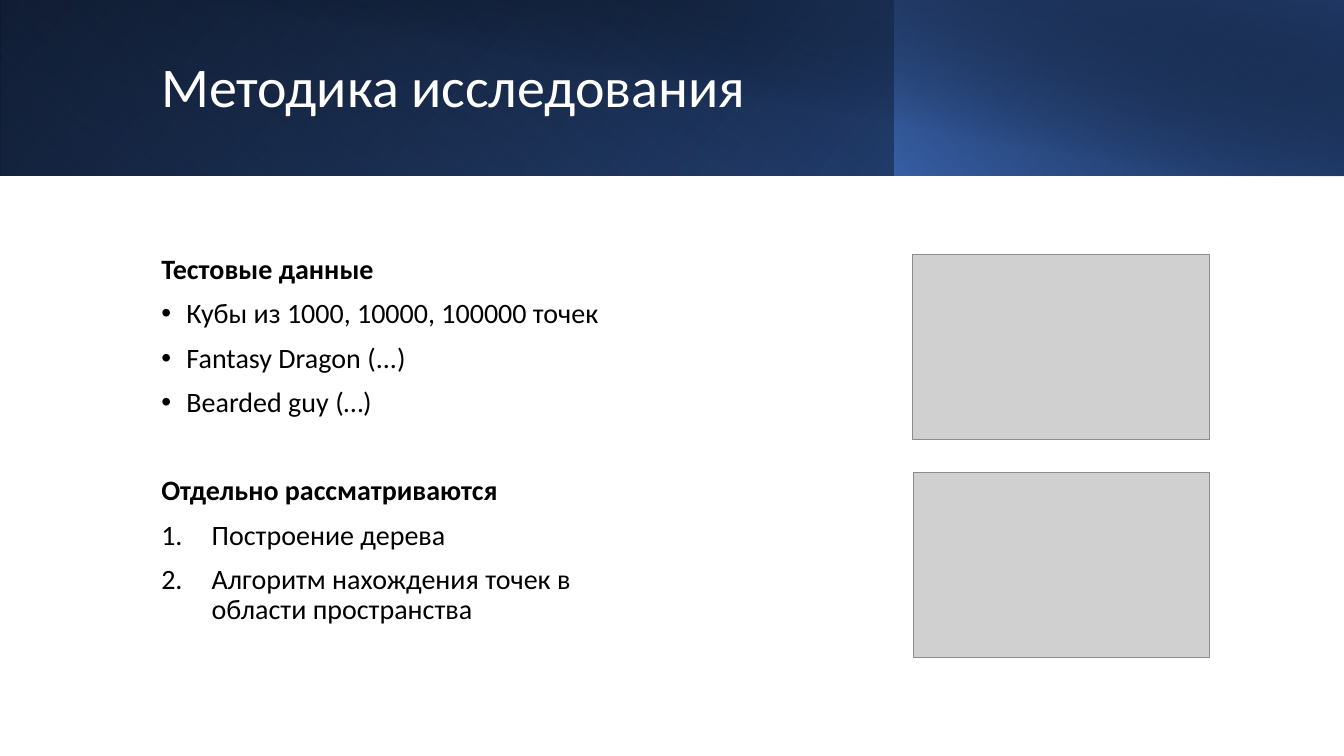
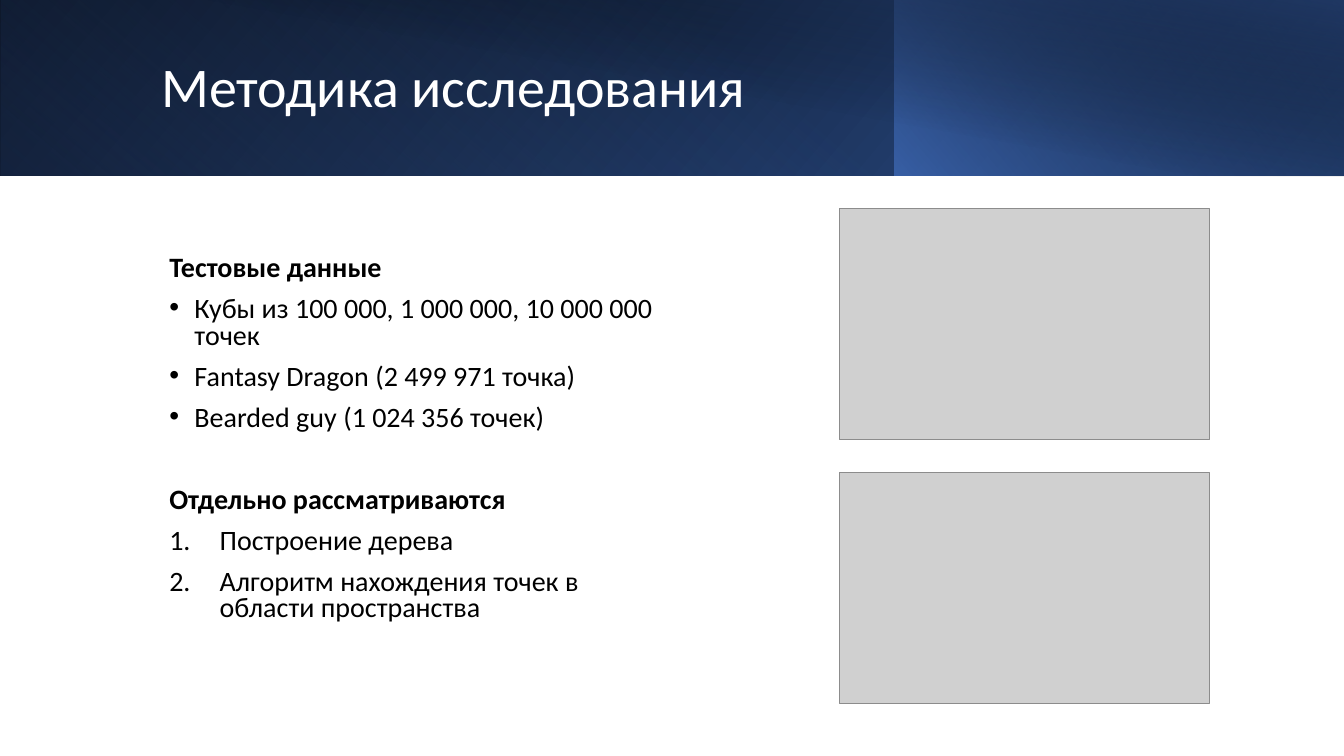
Before and after one commit to Arbuz-Nick/SpecSem, a slide deck: slide 6 of Диплом/Диплом.pptx. Drawn at 1344x756 pixels with LibreOffice and Linux fonts; fonts in the diff are those of the drawing; grey boxes stand for pictures. Boxes give left, top, right and bottom in pixels: in the first picture for what was removed or moved away, otherwise in the second. Text is boxed around its words. In the diff, an @@ line names an element or a change of style, - is before the commit and + after.

```diff
--- a/Диплом/Диплом.pptx
+++ b/Диплом/Диплом.pptx
@@ picture: place and size @@
-picture at [913, 254, 1210, 440]
+picture at [840, 209, 1210, 440]
@@ text "Тестовые данные": place and size @@
-text "Тестовые данные" at [161, 260, 598, 624]
+text "Тестовые данные" at [169, 258, 652, 622]
@@ text at [169, 258, 578, 622]: line spacing 0.9 to 0.8 @@
@@ text at [194, 299, 652, 432]: text changed @@
-• Кубы из 1000, 10000, 100000 точек
-• Fantasy Dragon (...)
-• Bearded guy (…)
+• Кубы из 100 000, 1 000 000, 10 000 000 точек
+• Fantasy Dragon (2 499 971 точка)
+• Bearded guy (1 024 356 точек)
@@ picture: place and size @@
-picture at [914, 473, 1210, 657]
+picture at [840, 473, 1210, 704]
```
Also in this commit, not shown: 7 other slides changed, 2 slides added, 9 other files.
